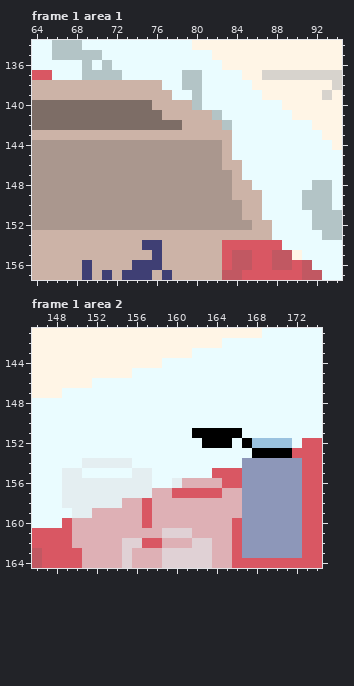
Pixel-art file -- gobyBedroom.aseprite. The picture above was drawn from the file before the commit.
320x200 pixels, 1 frame. Colours within 5 levels of each other are drawn and written as one. Shown: frame 1 area 1: x 64..94, y 134..157; frame 1 area 2: x 146..174, y 141..164. The commit also changed other frames or places, which this record leaves out.
Now the later version:
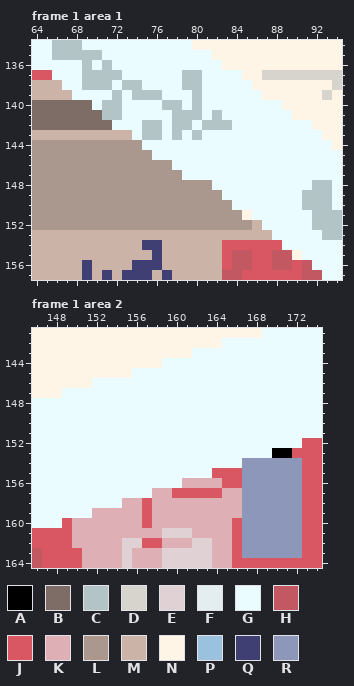
Palette (. is transparent): A #000000  B #7d6d66  C #b3c4c6  D #d7d3cd  E #e0d1d5  F #e4eef1  G #eafcff  H #c15862  J #d95763  K #deb0b5  L #aa978e  M #ccb3a7  N #fff5e6  P #9ac2df  Q #3f3f74  R #8d97b9
The commit says: snowglobesAnimation
Changes in this commit:
layer "Floor/EmptyBottles" added
layer "Floor/CardboardBox" added
layer "Floor/Mattress" added
layer "Mattress" removed
layer "EmptyBottles" removed
layer "CardboardBox" removed
--- frame 1 area 1, layer "Floor/Mattress"
@@ x 64..94 @@
 137 JJGGGCCCCGGGGGGCCGGGGNNDDDDDDDD
-138 MMMMMMMMMMMMMGGCCGGGGGNNNNNNNND
-139 MMMMMMMMMMMMMMGGCGGGGGGNNNNNNDN
-140 BBBBBBBBBBBBMMMMCGGGGGGGGNNNNNN
-141 BBBBBBBBBBBBBMMMMMCGGGGGGGNNNNN
-142 BBBBBBBBBBBBBBBMMMMCGGGGGGGGNNN
-143 MMMMMMMMMMMMMMMMMMMMGGGGGGGGGNN
-144 LLLLLLLLLLLLLLLLLLLMGGGGGGGGGGN
-145 LLLLLLLLLLLLLLLLLLLMGGGGGGGGGGG
-146 LLLLLLLLLLLLLLLLLLLMMGGGGGGGGGG
-147 LLLLLLLLLLLLLLLLLLLLMGGGGGGGGGG
-148 LLLLLLLLLLLLLLLLLLLLMMGGGGGGCCG
-149 LLLLLLLLLLLLLLLLLLLLMMMGGGGCCCG
-150 LLLLLLLLLLLLLLLLLLLLLMMGGGGCCCG
-151 LLLLLLLLLLLLLLLLLLLLLMMGGGGGCCC
-152 LLLLLLLLLLLLLLLLLLLLLLMMGGGGCCC
+138 MMMGGCCCGCCGGGGCCGGGGGNNNNNNNND
+139 MMMMGGGGCGCCCGGGCGGGGGGNNNNNNDN
+140 BBBBBBGCCGGGGCCGCGGGGGGGGNNNNNN
+141 BBBBBBBCCGGGGGCCCGCGGGGGGGNNNNN
+142 BBBBBBBBGGGCCGCCGCCCGGGGGGGGNNN
+143 MMMMMMMMMMGCCGCGCGGGGGGGGGGGGNN
+144 LLLLLLLLLLLGGGGGGGGGGGGGGGGGGGN
+145 LLLLLLLLLLLLGGGGGGGGGGGGGGGGGGG
+146 LLLLLLLLLLLLLLGGGGGGGGGGGGGGGGG
+147 LLLLLLLLLLLLLLLGGGGGGGGGGGGGGGG
+148 LLLLLLLLLLLLLLLLLLGGGGGGGGGGCCG
+149 LLLLLLLLLLLLLLLLLLLGGGGGGGGCCCG
+150 LLLLLLLLLLLLLLLLLLLLGGGGGGGCCCG
+151 LLLLLLLLLLLLLLLLLLLLLNGGGGGGCCC
+152 LLLLLLLLLLLLLLLLLLLLLLMGGGGGCCC
 153 MMMMMMMMMMMMMMMMMMMMMMMMGGGGGCC
--- frame 1 area 2, layer "Floor/Mattress"
@@ x 146..174 @@
 150 GGGGGGGGGGGGGGGGGGGGGGGGGGGGG
-151 GGGGGGGGGGGGGGGGAAAAAGGGGGGGG
-152 GGGGGGGGGGGGGGGGGAAAGAPPPPGJJ
-153 GGGGGGGGGGGGGGGGGGGGGGAAAAJJJ
-154 GGGGGFFFFFGGGGGGGGGGGRRRRRRJJ
-155 GGGFFGGGGGFFGGGGGGJJJRRRRRRJJ
-156 GGGFFFFFFFFFGGFKKKKJJRRRRRRJJ
-157 GGGFFFFFFFFFKKJJJJJKKRRRRRRJJ
-158 GGGFFFFFFKKJKKKKKKKKKRRRRRRJJ
-159 GGGGFFKKKKKJKKKKKKKKKRRRRRRJJ
+151 GGGGGGGGGGGGGGGGGGGGGGGGGGGGG
+152 GGGGGGGGGGGGGGGGGGGGGGGGGGGJJ
+153 GGGGGGGGGGGGGGGGGGGGGGGGAAJJJ
+154 GGGGGGGGGGGGGGGGGGGGGRRRRRRJJ
+155 GGGGGGGGGGGGGGGGGGJJJRRRRRRJJ
+156 GGGGGGGGGGGGGGGKKKKJJRRRRRRJJ
+157 GGGGGGGGGGGGKKJJJJJKKRRRRRRJJ
+158 GGGGGGGGGKKJKKKKKKKKKRRRRRRJJ
+159 GGGGGGKKKKKJKKKKKKKKKRRRRRRJJ
 160 GGGJKKKKKKKJKKKKKKKKJRRRRRRJJ
Boxes around the changes in both pictures, in picture pixels (x1, y1, x2, y2):
changed: (62, 80, 272, 230)
changed: (192, 428, 292, 458)
changed: (62, 458, 182, 518)
